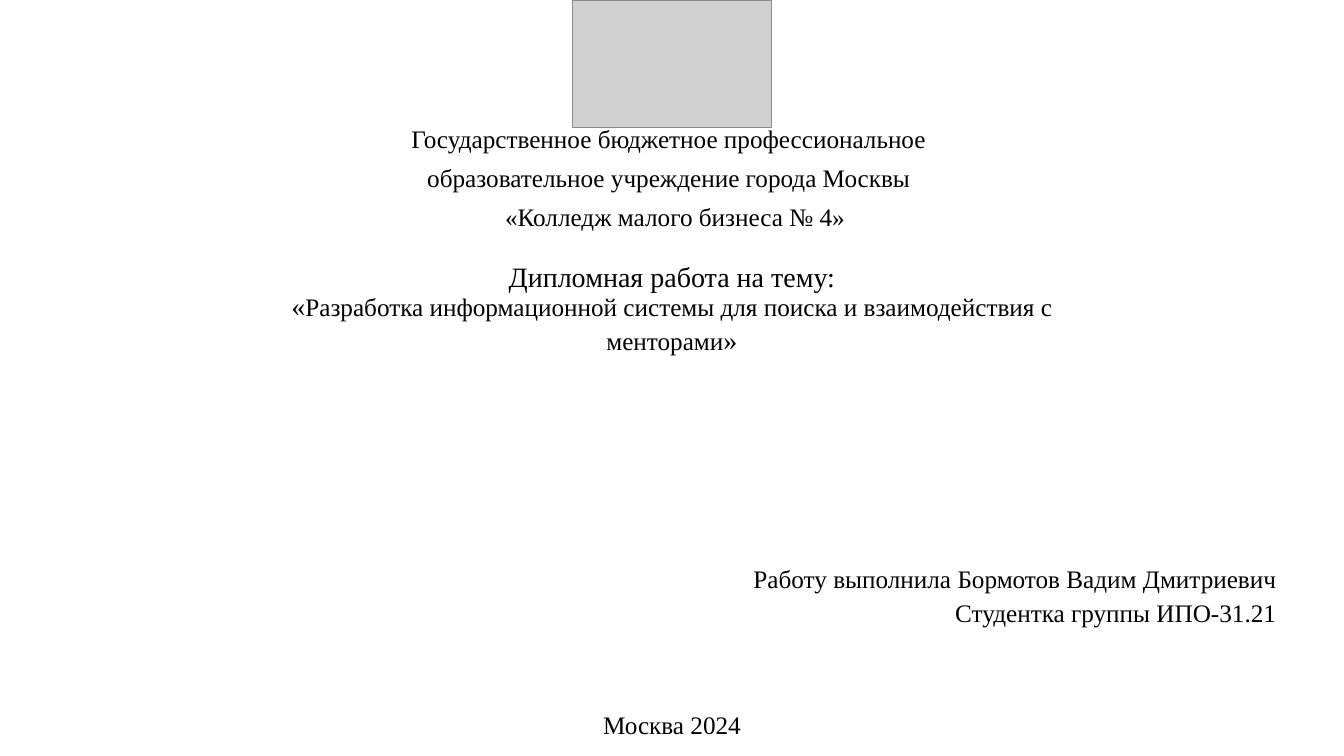
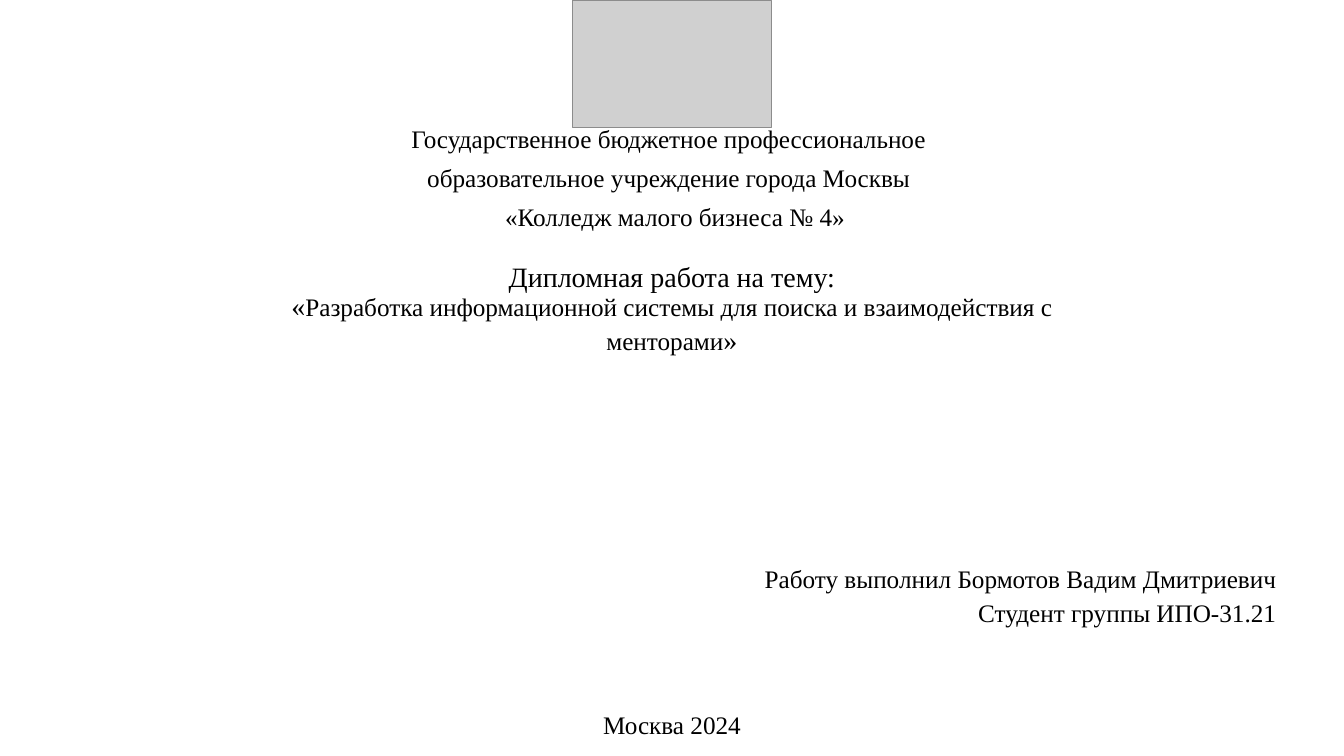
Before and after one commit to BigVadya/App, a slide deck: slide 1 of Курсовая/Презентация.pptx. Drawn at 1344x756 pixels with LibreOffice and Linux fonts; fonts in the diff are those of the drawing; grey boxes stand for pictures. Boxes give left, top, right and bottom in pixels: in the first picture for what was removed or moved away, otherwise in the second. Text is boxed around its words. In the diff, an @@ line names an element or a change of style, - is before the commit and + after.

```diff
--- a/Курсовая/Презентация.pptx
+++ b/Курсовая/Презентация.pptx
@@ text at [765,570,1276,628]: text changed @@
-Работу выполнила Бормотов Вадим Дмитриевич
-Студентка группы ИПО-31.21
+Работу выполнил Бормотов Вадим Дмитриевич
+Студент группы ИПО-31.21
```
Also in this commit, not shown: 5 other slides changed, 1 slide removed, 1 other file.
